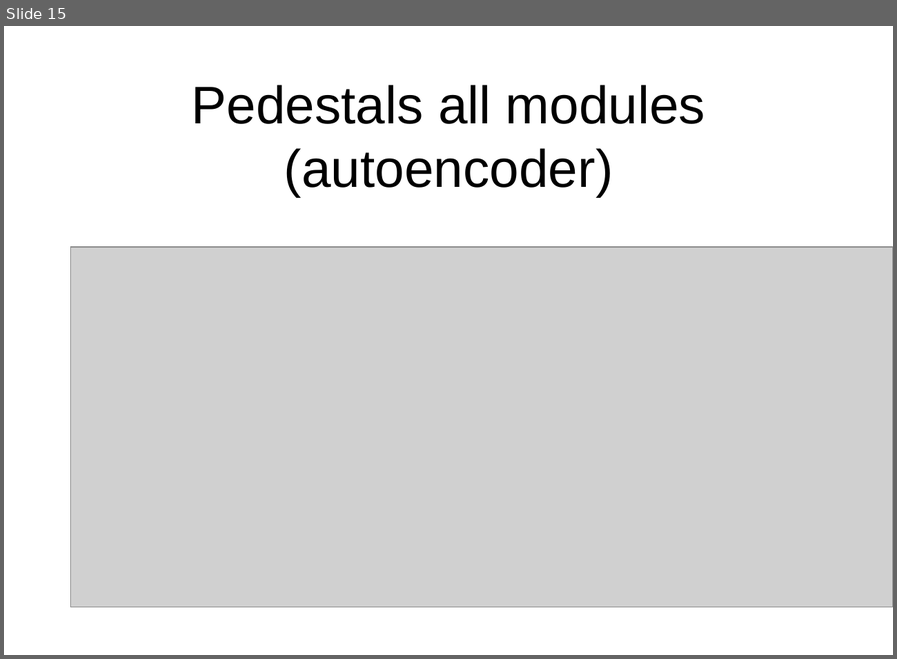
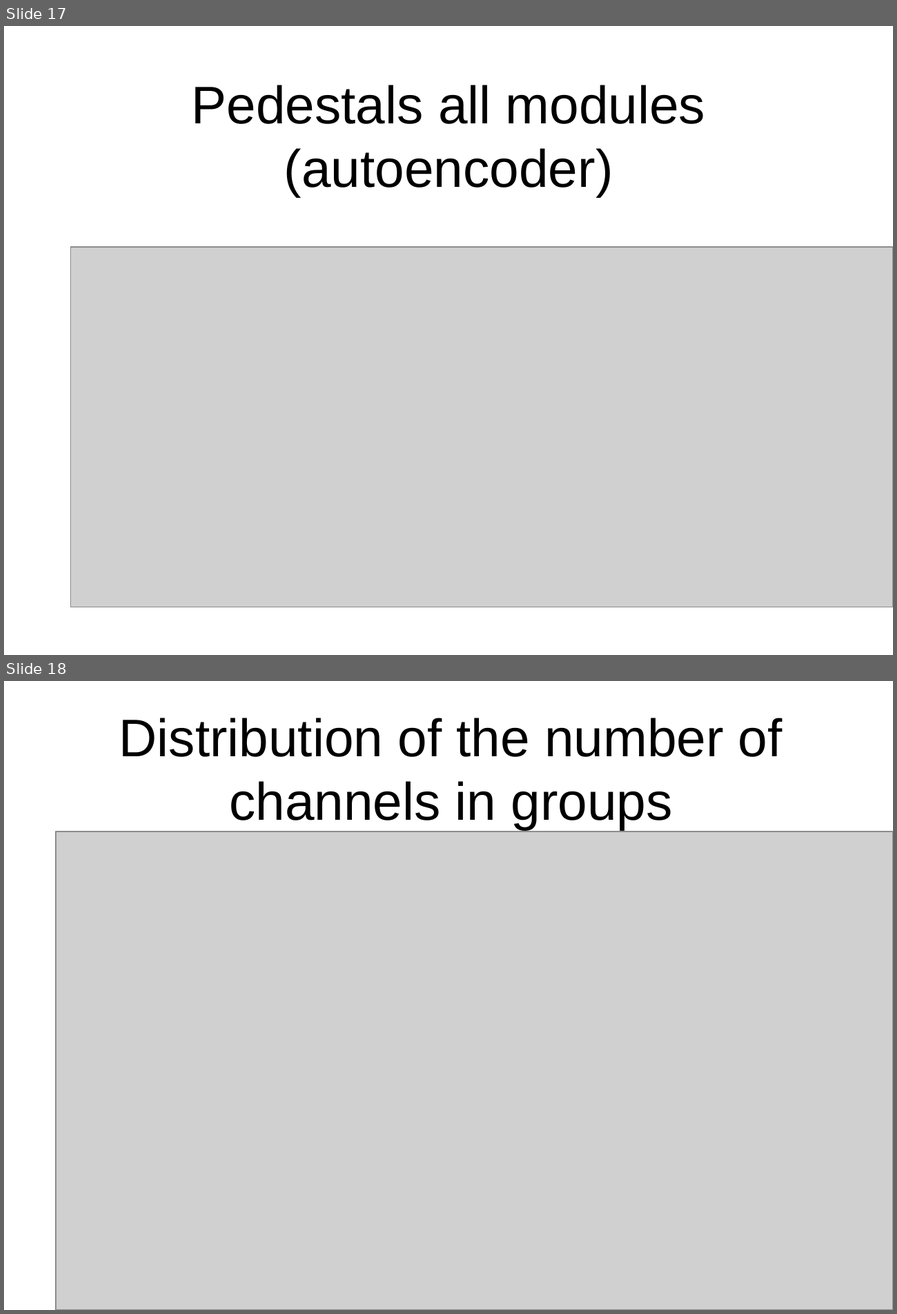
Before and after one commit to Czerwooonka/pracaMagisterska-WizualizacjaDanych, a slide deck: Prezentacja.pptx. Shown one above the other, each under a label of ours: slide 15 before the commit, slides 17 and 18 after it. The pictures are 897x659 and 897x1314 pixels, drawn with LibreOffice and Linux fonts; fonts in the diff are those of the drawing; grey boxes stand for pictures; background and template pictures are left out. Boxes give left, top, right and bottom in pixels: in the first picture for what was removed or moved away, otherwise in the second. Text is boxed around its words. In the diff, an @@ line names an element or a change of style, - is before the commit and + after.

```diff
--- a/Prezentacja.pptx
+++ b/Prezentacja.pptx
@@ slide 18 added at (4, 681, 893, 1310), background picture (left out) @@
@@ title added at (119, 718, 782, 829), 50 pt, text #000000 @@
+Distribution of the number of channels in groups
@@ picture added at (56, 831, 893, 1310) @@
@@ what was slide 15 is now slide 17 @@
```
Also in this commit, not shown: 1 slide changed, 12 other slides added, 11 slides removed, 4 other files.
